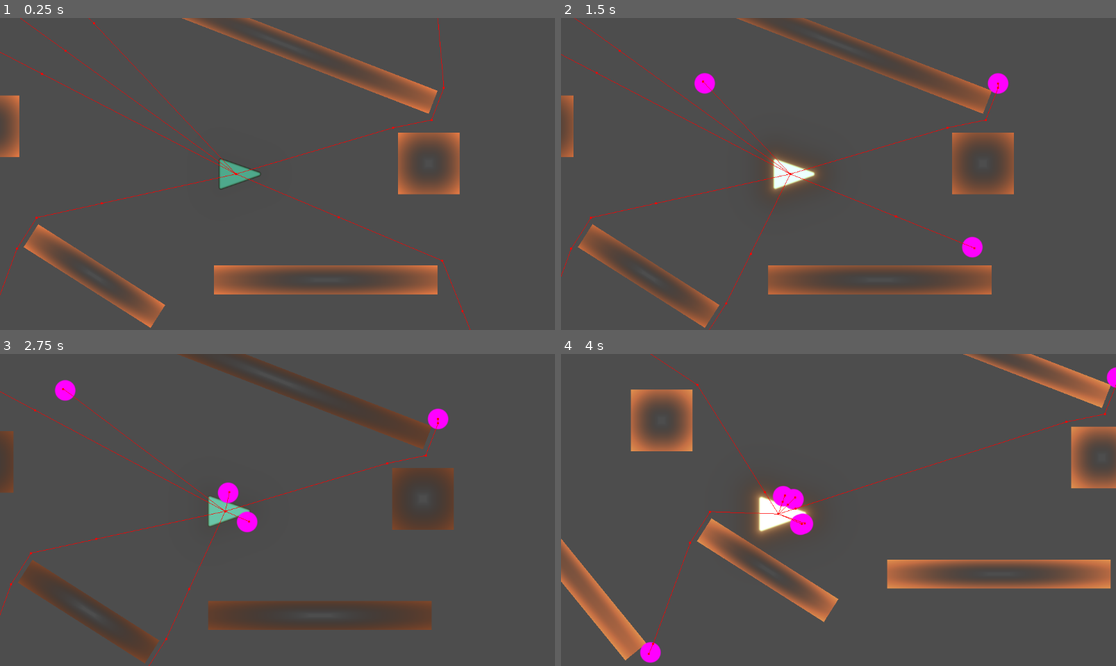
Above: before the commit, frames 1-4 (two rows, left to right).
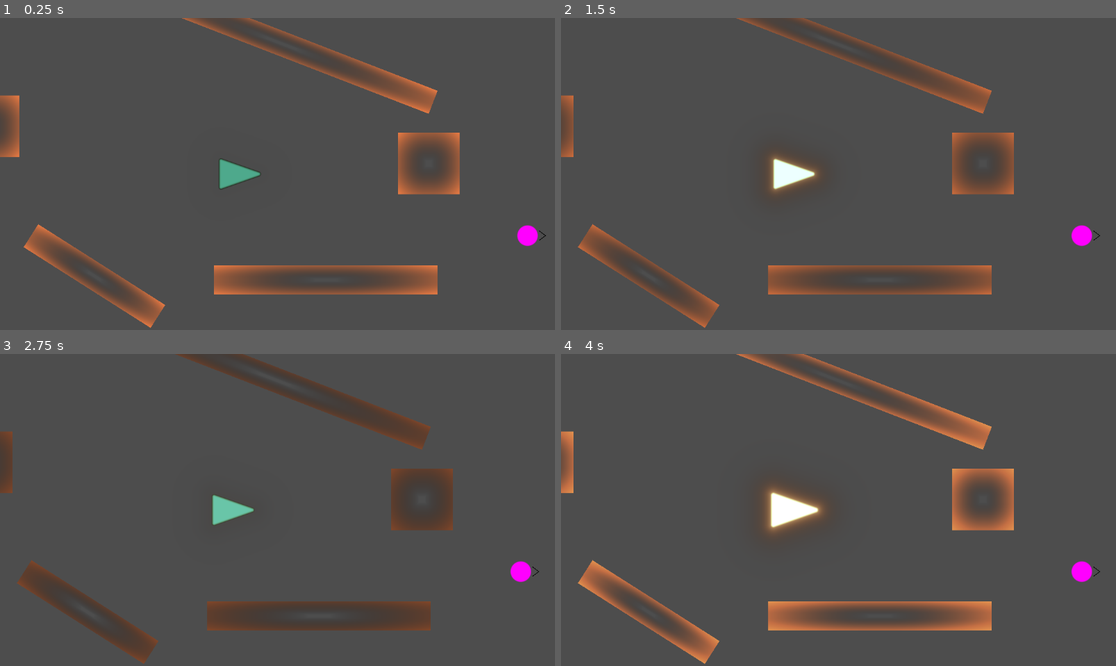
Above: after the commit, the same moments.

Repository: ianstranathan/shoo-tay-shoo-tay
Game: Godot game, scene res://main.tscn
The game is run twice, just before and just after one commit, with the same random seed, the same clock (stepped at 60 frames per second) and the same inputs. The engine's default icon, where the game draws it, is replaced by a stand-in: a white triangle on a blue panel in a dark square.
Inputs:
- Up to frame 1 (0.25 s): no input
- Up to frame 2 (1.5 s): hold Space (SPACE) 0.53-1.28 s; tap Space (SPACE) at 1.35 s
- Up to frame 3 (2.75 s): hold Space (SPACE) from 2.03 s (still down)
- Up to frame 4 (4 s): release Space (SPACE) at 2.78 s; tap Space (SPACE) at 2.85 s; hold Space (SPACE) from 3.53 s (still down)

The runs differ from the first frame. In frame 1, 1.0% of the frame differs, in the area x 0-99%, y 0-100%; in frame 2, 1.6%; in frame 3, 2.2%; in frame 4, 21%, in the area x 0-100%, y 0-100%.

Commit message:
Add Basic Melee Enemy
Added move to player and basic melee attack.

Diff:
--- /dev/null
+++ b/components/detection_area.gd
@@ -0,0 +1,12 @@
+extends Area2D
+
+signal player_lost_found(lost_found)
+
+func _on_body_entered(body):
+	if body is Player:
+		emit_signal("player_lost_found", "Found")
+
+
+func _on_body_exited(body):
+	if body is Player:
+		emit_signal("player_lost_found", "Lost")
--- /dev/null
+++ b/enemies/melee_attack_cone.gd
@@ -0,0 +1,18 @@
+extends Node2D
+class_name MeleeAttackCone
+
+var bodies_hit = []
+
+func _ready():
+	var lifetime_timer = Timer.new()
+	add_child(lifetime_timer)
+	lifetime_timer.one_shot = true
+	lifetime_timer.wait_time = 0.2
+	lifetime_timer.timeout.connect(queue_free)
+	lifetime_timer.start()
+
+
+
+func _on_area_2d_area_entered(area):
+	if area is HitboxComponent and area.is_in_group("Player"):
+		area.take_hit($AttackComponent)
--- /dev/null
+++ b/enemies/melee_attack_cone.tscn
@@ -0,0 +1,22 @@
+[gd_scene load_steps=3 format=3 uid="uid://k3234nrxk00h"]
+
+[ext_resource type="Script" uid="uid://rfq5hwyfrl8v" path="res://enemies/melee_attack_cone.gd" id="1_ixjv8"]
+[ext_resource type="Script" uid="uid://yt0hblrwwe6h" path="res://components/attack_component.gd" id="2_8jhb2"]
+
+[node name="MeleeAttackCone" type="Node2D"]
+script = ExtResource("1_ixjv8")
+
+[node name="Area2D" type="Area2D" parent="."]
+collision_layer = 64
+collision_mask = 2
+
+[node name="CollisionPolygon2D" type="CollisionPolygon2D" parent="Area2D"]
+polygon = PackedVector2Array(1, 20, 140, 60, 140, -60, 1, -20)
+
+[node name="AttackComponent" type="Node" parent="."]
+script = ExtResource("2_8jhb2")
+damage = 20.0
+metadata/_custom_type_script = "uid://yt0hblrwwe6h"
+
+[connection signal="area_entered" from="Area2D" to="." method="_on_area_2d_area_entered"]
+[connection signal="body_entered" from="Area2D" to="." method="_on_area_2d_body_entered"]
--- a/enemies/mob.gd
+++ b/enemies/mob.gd
@@ -8,6 +8,7 @@
 	src color is delf evident
 	flash decay modifier changes how rapidly the flash juice fades (i.e. c in exp(-c * time))
 """
+@export_category("Appearance")
 ## changes shader sdf + collision shapes
 @export var radius: float = 20.0:
 	set = set_radius
@@ -17,7 +18,16 @@
 @export_range(1.0, 7.0, 0.1) var flash_decay_modifier: float = 5.0
 
 @export_category("Movement")
-@export var speed: float = 300.0
+@export var speed: float = 150.0
+
+@export_category("Behavior")
+@export var detection_radius: float = 24
+@export var stop_distance: float = 45
+var attack_comp: PackedScene = preload("res://enemies/melee_attack_cone.tscn")
+var chase_player: bool = false
+var can_hit: bool
+var can_move: bool #using to pause movement - add a reaction time
+var is_attacking: bool  #using this to add some delay to melee attack and pause movement.
 
 var target: CharacterBody2D
 @onready var navigation_agent: NavigationAgent2D = $NavigationAgent2D
@@ -27,17 +37,26 @@
 
 	set_col(src_color)
 
+	set_det_radius(detection_radius)
+
+	$MeleeCooldownTimer.timeout.connect( func(): can_hit = true)
+	$AttackPauseTimer.timeout.connect(attack)
+	$MoveDelayTimer.timeout.connect( func(): can_move = true)
+
 	# ----------------------------- Signals
 	$HitboxComponent.was_hit.connect( take_hit )
 	$HealthComponent.health_changed.connect( func( ratio: float):
 		$Sprite2D.material.set_shader_parameter("health", ratio))
 	$HealthComponent.health_depeleted.connect( func(): queue_free())
+
+	$DetectionArea.player_lost_found.connect(player_lost_found)
+
 	# -----------------------------
 	# -- navigation agent stuff
 	# navigation_agent.path_postprocessing = 1
 	# -- this will change to an awareness radius or whatever
 	navigation_agent.path_desired_distance = 2.0
-	navigation_agent.target_desired_distance = 2.0
+	navigation_agent.target_desired_distance = stop_distance
 	navigation_agent.debug_enabled = true
 
 
@@ -47,21 +66,9 @@
 
 
 func _physics_process(delta: float) -> void:
-	if target:
-		# NOTE
-		# CHANGE ME
-		# -- I should probably not be setting this every frame
-		# -- but for now let's just get it going
-		set_movement_target( target.global_position )
-		if navigation_agent.is_navigation_finished():
-			return
-		var current_agent_position: Vector2 = global_position
-		var next_path_position: Vector2 = navigation_agent.get_next_path_position()
 
-		#var rel_pos = next_path_position - current_agent_position
-
-		velocity = current_agent_position.direction_to(next_path_position) * speed
-		move_and_slide()
+	if target and chase_player and !is_attacking:
+		move_to_target()
 
 
 func set_radius( r: float) -> void:
@@ -84,10 +91,54 @@
 		# -- we're just feeding the shader a value between 0 and 1 for variable t
 		$Sprite2D.material.set_shader_parameter("t", Utils.normalized_timer($ColorModulationTimer))
 
+
+
+#------------------------------------------------------------
+#Behavior Functions
+
+func set_det_radius( r: float) -> void:
+	$DetectionArea/CollisionShape2D3.shape.radius = r
+
 func set_movement_target(movement_target: Vector2):
 	navigation_agent.target_position = movement_target
 
+func player_lost_found(lost_found)-> void:#should we just set this directly with signal?
+	match lost_found:
+		"Lost":
+			chase_player = false
+			can_move = false
+			$MoveDelayTimer.stop()
+		"Found":
+			chase_player = true
+			$MoveDelayTimer.start()
 
+func move_to_target():
+	if can_move:
+		look_at(target.global_position)
+		set_movement_target( target.global_position )
+		if navigation_agent.is_navigation_finished():
+			start_attack() #should set up function to check distance instead of calling here
+			return
+		var current_agent_position: Vector2 = global_position
+		var next_path_position: Vector2 = navigation_agent.get_next_path_position()
+
+		velocity = current_agent_position.direction_to(next_path_position) * speed
+		move_and_slide()
+
+func start_attack():
+	if can_hit and !is_attacking:
+		can_hit = false
+		can_move = false
+		is_attacking = true
+		$AttackPauseTimer.start()
+
+func attack():
+	var meleeScene = attack_comp.instantiate()
+	add_child(meleeScene)
+	meleeScene.global_position = $AttackSpawnPoint.global_position
+	is_attacking = false
+	$MoveDelayTimer.start()
+	$MeleeCooldownTimer.start()
 # --------------------------------------------------------------
 # -- This was a polygon2d approach, but it should look better with an sdf + shader
 
--- a/enemies/mob.tscn
+++ b/enemies/mob.tscn
@@ -1,10 +1,12 @@
-[gd_scene load_steps=8 format=3 uid="uid://brbsqoshfpptq"]
+[gd_scene load_steps=11 format=3 uid="uid://brbsqoshfpptq"]
 
 [ext_resource type="Script" uid="uid://bx2y6e3jcdklu" path="res://enemies/mob.gd" id="1_b8st1"]
 [ext_resource type="Shader" uid="uid://jhthuqdlbvkn" path="res://enemies/base_flashing.gdshader" id="2_m3fjm"]
 [ext_resource type="Texture2D" uid="uid://drnculf3qedkj" path="res://icon.svg" id="3_qftf6"]
-[ext_resource type="Script" uid="uid://bsylm61xpi4k7" path="res://components/hitbox_component.gd" id="4_gceo1"]
+[ext_resource type="Script" path="res://components/hitbox_component.gd" id="4_gceo1"]
+[ext_resource type="Texture2D" uid="uid://bcjkpcuwbml0h" path="res://assets/pointer.png" id="4_jdoar"]
 [ext_resource type="Script" uid="uid://dtveseykhco0l" path="res://components/health_component.gd" id="5_tcap5"]
+[ext_resource type="Script" path="res://components/detection_area.gd" id="6_6p1dh"]
 
 [sub_resource type="ShaderMaterial" id="ShaderMaterial_gceo1"]
 resource_local_to_scene = true
@@ -18,15 +20,26 @@
 [sub_resource type="CircleShape2D" id="CircleShape2D_b8st1"]
 radius = 20.0
 
+[sub_resource type="CircleShape2D" id="CircleShape2D_tcap5"]
+radius = 20.0
+
 [node name="Mob" type="CharacterBody2D"]
 collision_layer = 16
 collision_mask = 3
 script = ExtResource("1_b8st1")
 flash_decay_modifier = 3.0
+speed = 200.0
+detection_radius = 20.0
+stop_distance = 100.0
 
 [node name="Sprite2D" type="Sprite2D" parent="."]
 material = SubResource("ShaderMaterial_gceo1")
 texture = ExtResource("3_qftf6")
+
+[node name="Sprite2D" type="Sprite2D" parent="Sprite2D"]
+position = Vector2(31, 0)
+scale = Vector2(0.0399994, 0.0399994)
+texture = ExtResource("4_jdoar")
 
 [node name="CollisionShape2D" type="CollisionShape2D" parent="."]
 shape = SubResource("CircleShape2D_b8st1")
@@ -35,7 +48,6 @@
 collision_layer = 16
 collision_mask = 14
 script = ExtResource("4_gceo1")
-metadata/_custom_type_script = "uid://bsylm61xpi4k7"
 
 [node name="CollisionShape2D2" type="CollisionShape2D" parent="HitboxComponent"]
 shape = SubResource("CircleShape2D_b8st1")
@@ -51,3 +63,29 @@
 
 [node name="NavigationAgent2D" type="NavigationAgent2D" parent="."]
 neighbor_distance = 20.0
+
+[node name="DetectionArea" type="Area2D" parent="."]
+collision_layer = 32
+collision_mask = 32
+script = ExtResource("6_6p1dh")
+
+[node name="CollisionShape2D3" type="CollisionShape2D" parent="DetectionArea"]
+scale = Vector2(23.48, 23.48)
+shape = SubResource("CircleShape2D_tcap5")
+
+[node name="AttackSpawnPoint" type="Node2D" parent="."]
+position = Vector2(26, 0)
+
+[node name="MeleeCooldownTimer" type="Timer" parent="."]
+autostart = true
+
+[node name="AttackPauseTimer" type="Timer" parent="."]
+wait_time = 0.75
+one_shot = true
+
+[node name="MoveDelayTimer" type="Timer" parent="."]
+wait_time = 0.5
+one_shot = true
+
+[connection signal="body_entered" from="DetectionArea" to="DetectionArea" method="_on_body_entered"]
+[connection signal="body_exited" from="DetectionArea" to="DetectionArea" method="_on_body_exited"]
--- a/main.tscn
+++ b/main.tscn
@@ -45,22 +45,4 @@
 [node name="EnemyManager" parent="." instance=ExtResource("7_kek77")]
 
 [node name="Mob" parent="EnemyManager" instance=ExtResource("7_5vw27")]
-position = Vector2(-1204, -265)
-
-[node name="Mob7" parent="EnemyManager" instance=ExtResource("7_5vw27")]
-position = Vector2(-483, -512)
-
-[node name="Mob6" parent="EnemyManager" instance=ExtResource("7_5vw27")]
-position = Vector2(-1453, -588)
-
-[node name="Mob5" parent="EnemyManager" instance=ExtResource("7_5vw27")]
-position = Vector2(-947, 473)
-
-[node name="Mob4" parent="EnemyManager" instance=ExtResource("7_5vw27")]
-position = Vector2(402, -521)
-
-[node name="Mob2" parent="EnemyManager" instance=ExtResource("7_5vw27")]
-position = Vector2(561, 511)
-
-[node name="Mob3" parent="EnemyManager" instance=ExtResource("7_5vw27")]
-position = Vector2(-1007, -728)
+position = Vector2(605, 128)
--- a/player/player.tscn
+++ b/player/player.tscn
@@ -21,7 +21,7 @@
 shader_parameter/src_col = Color(1, 1, 1, 1)
 
 [node name="Player" type="CharacterBody2D" node_paths=PackedStringArray("aiming_sprite", "player_sprite")]
-collision_layer = 2
+collision_layer = 34
 collision_mask = 17
 script = ExtResource("1_yw30f")
 aiming_sprite = NodePath("AimingSprite")
@@ -49,11 +49,10 @@
 script = ExtResource("8_rgyib")
 metadata/_custom_type_script = "uid://dtveseykhco0l"
 
-[node name="HitboxComponent" type="Area2D" parent="."]
+[node name="HitboxComponent" type="Area2D" parent="." groups=["Player"]]
 collision_layer = 2
 collision_mask = 12
 script = ExtResource("7_boad6")
-metadata/_custom_type_script = "uid://bsylm61xpi4k7"
 
 [node name="CollisionPolygon2D" type="CollisionPolygon2D" parent="HitboxComponent"]
 visible = false
--- a/project.godot
+++ b/project.godot
@@ -25,6 +25,7 @@
 
 Reflect=""
 Transmit=""
+Player=""
 
 [input]
 
--- a/shootay/shootay.tscn
+++ b/shootay/shootay.tscn
@@ -59,4 +59,3 @@
 [node name="AttackComponent" type="Node" parent="."]
 script = ExtResource("7_8412e")
 damage = 25.0
-metadata/_custom_type_script = "uid://yt0hblrwwe6h"
Binary file added: assets/pointer.png
Not shown, added: assets/pointer.png.import
Not shown, added: components/detection_area.gd.uid
Not shown, added: enemies/melee_attack_cone.gd.uid
Not shown: 1 places in player/player.tscn that only renumber resources
